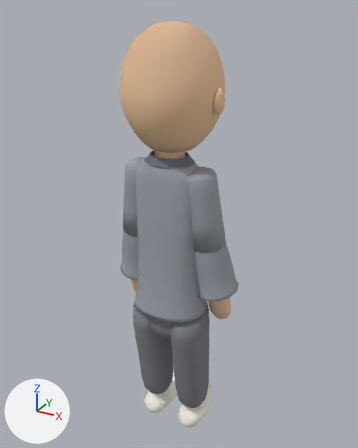
The Blender file packages/client/assets/monk/monk.blend as it was, and as the next commit left it.
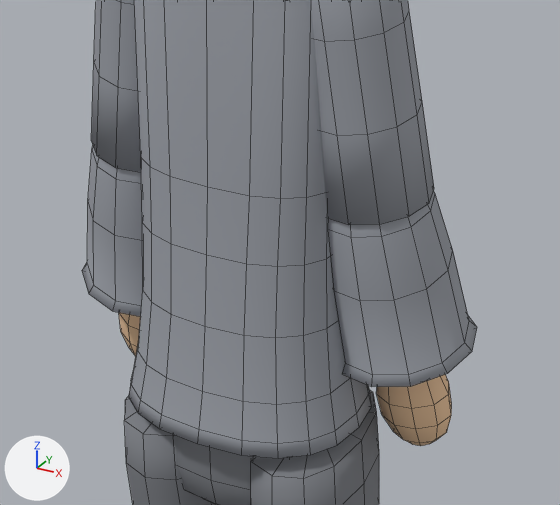
Each version is shown whole from a camera (50 mm lens) standing at (0.68, -1.18, 1.354) and looking at (-0.003, 0.062, 0.733), then close up on the part from 27% to 74% of the width and 41% to 75% of the height. Lighting does not change. The marker at lower left points along +X, +Y and +Z. The first two pictures are the older version. The close-ups show mesh edges as thin lines.

Objects in the first close-up: 'hand_0', 'hand_1', 'pelvis_0', 'sleeveLower_0', 'sleeveLower_1', 'sleeveUpper_0', 'sleeveUpper_1', 'torso_0', 'trousers_0', 'trousers_1'.
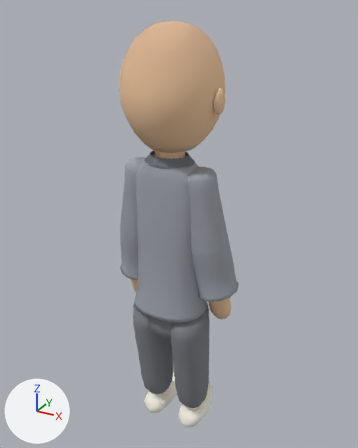
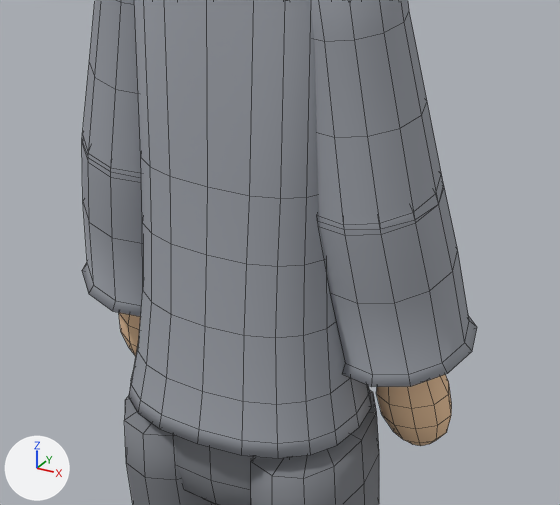
Boxes (x1, y1, x2, y2) around the edits, measured in the close-ups (560 x 505 px; the box of a moved part takes in the faces that stretch with it):
```json
{"object": "sleeveUpper_1", "change": "reshaped", "before": [310, 0, 434, 225], "after": [310, 0, 443, 229]}
{"object": "sleeveLower_1", "change": "reshaped", "before": [329, 191, 477, 387], "after": [318, 182, 477, 387], "on screen": "7% wider"}
{"object": "sleeveLower_0", "change": "reshaped", "before": [82, 146, 143, 317], "after": [82, 133, 143, 317], "on screen": "8% taller"}
{"object": "sleeveUpper_0", "change": "reshaped", "before": [91, 0, 141, 172], "after": [82, 0, 141, 178]}
{"part": 1, "of": "me_sleeveupper_mesh", "change": "moved or reshaped", "before": [91, 0, 434, 225], "after": [82, 0, 443, 229]}
{"part": 2, "of": "me_sleevelower_mesh", "change": "moved or reshaped", "before": [87, 146, 468, 365], "after": [82, 133, 469, 365]}
```

The change, as JSON lines over the scene's bpy script:
```json
{"block": "me_sleeveupper_mesh", "where": "# used by ob_sleeveupper_0; location = (-0.095, 0.0, 0.92); rotation_euler = (0.0806, 0.12, 0.00964), in degrees (4.6, 6.9, 0.6)"}
{"op": "remove", "block": "me_sleeveupper_mesh", "code": "me_sleeveupper_mesh.from_pydata(...)  # 74 vertices, 84 faces; spans x -0.052..0.052, y -0.052..0.052, z -0.212..0.025"}
{"op": "add", "block": "me_sleeveupper_mesh", "code": "me_sleeveupper_mesh.from_pydata(...)  # 73 vertices, 72 faces; spans x -0.061..0.061, y -0.061..0.061, z -0.212..0.025"}
{"block": "me_sleeveupper_mesh", "change": "me_sleeveupper_mesh part 1: 24 vertices moved from x -0.052..0.052, y -0.052..0.052, z -0.212..-0.127 to x -0.061..0.061, y -0.061..0.061, z -0.212..-0.127; 1 vertex removed from x 0.0, y 0.0, z -0.212"}
{"block": "me_sleevelower_mesh", "where": "# used by ob_sleevelower_0; location = (-0.12, 0.017, 0.711); rotation_euler = (0.181, 0.12, 0.00964), in degrees (10, 6.9, 0.6)"}
{"op": "remove", "block": "me_sleevelower_mesh", "code": "me_sleevelower_mesh.from_pydata(...)  # 109 vertices, 108 faces; spans x -0.069..0.069, y -0.069..0.069, z -0.169..0.037"}
{"op": "add", "block": "me_sleevelower_mesh", "code": "me_sleevelower_mesh.from_pydata(...)  # 121 vertices, 120 faces; spans x -0.069..0.069, y -0.069..0.069, z -0.169..0.061"}
{"block": "me_sleevelower_mesh", "change": "me_sleevelower_mesh part 2"}
{"block": "me_sleevelower_mesh", "change": "1 vertex is removed from x 0.0, y 0.0, z 0.037"}
{"block": "me_sleevelower_mesh", "change": "12 faces are deleted"}
{"block": "me_sleevelower_mesh", "change": "48 vertices move from x -0.059..0.059, y -0.059..0.059, z -0.071..0.032 to x -0.064..0.064, y -0.064..0.064, z -0.071..0.035"}
{"block": "me_sleevelower_mesh", "change": "13 vertices are added at x -0.029..0.029, y -0.029..0.029, z 0.054..0.061"}
{"block": "me_sleevelower_mesh", "change": "24 new faces join them"}
```
